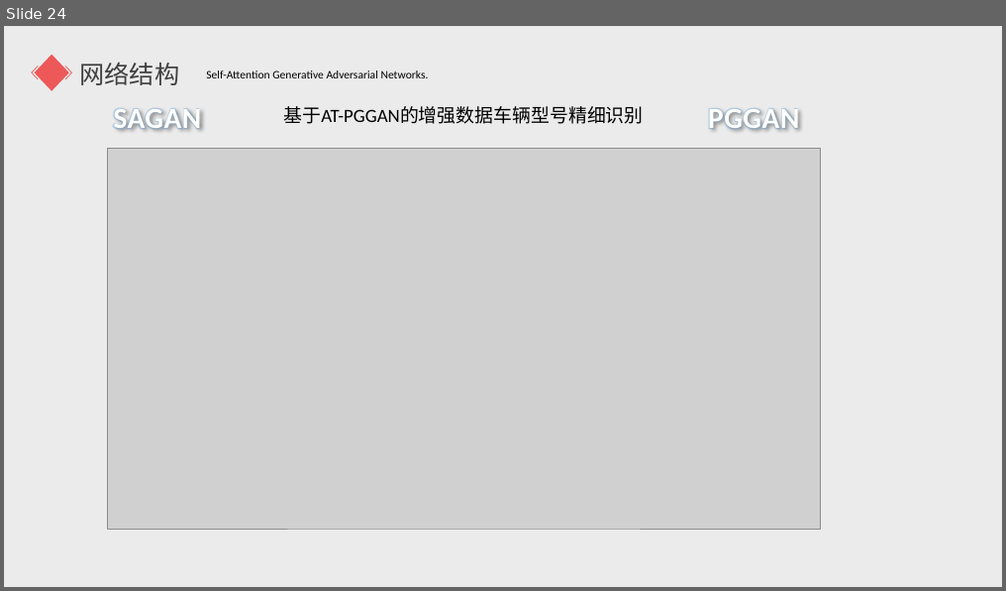
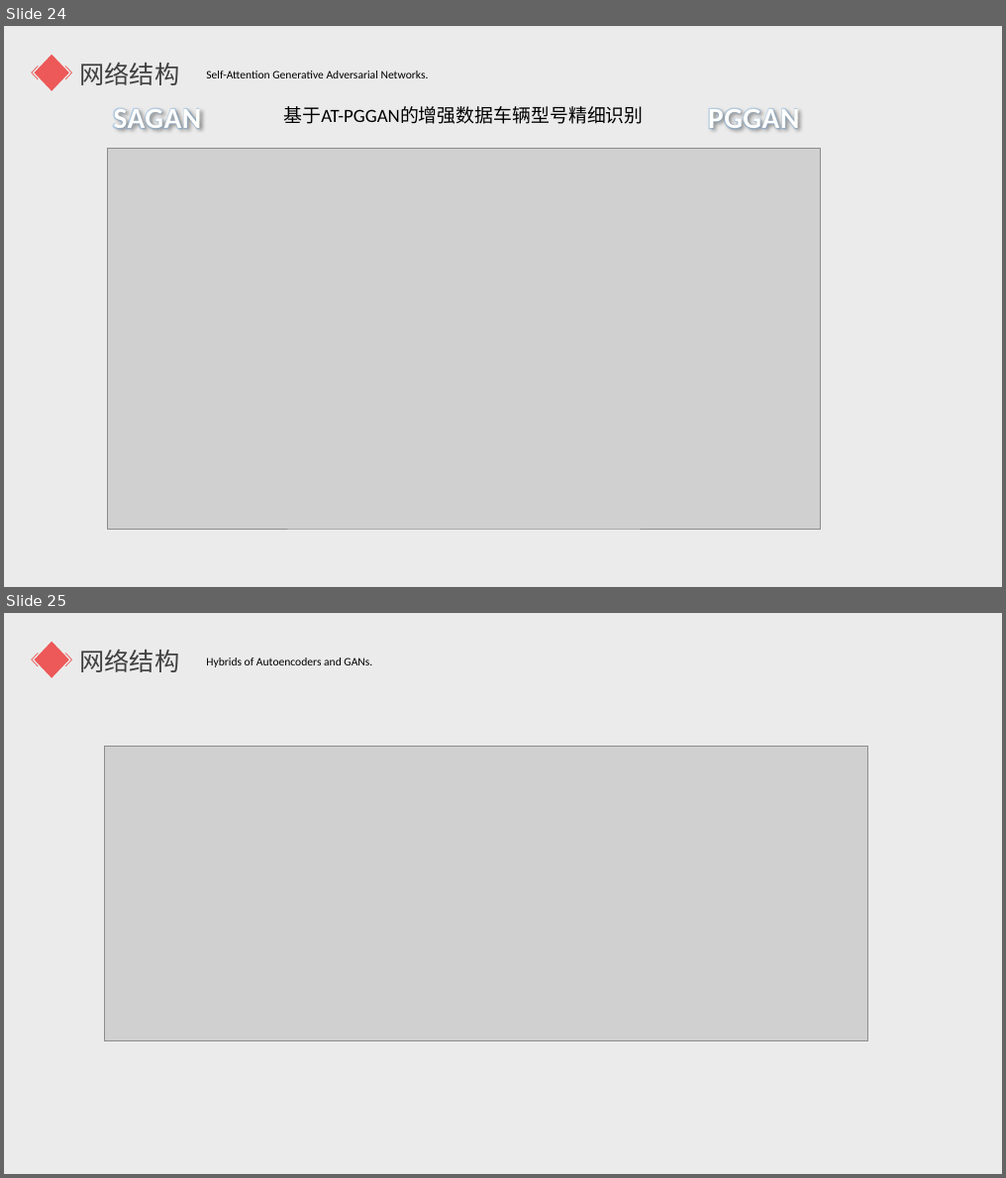
Before and after one commit to Taurids/PaperEcho, a slide deck: Week11/生成对抗网络综述.pptx. Shown one above the other, each under a label of ours: slide 24 before the commit, slides 24 and 25 after it. The pictures are 1006x591 and 1006x1178 pixels, drawn with LibreOffice and Linux fonts; fonts in the diff are those of the drawing; grey boxes stand for pictures. Boxes give left, top, right and bottom in pixels: in the first picture for what was removed or moved away, otherwise in the second. Text is boxed around its words. In the diff, an @@ line names an element or a change of style, - is before the commit and + after.

```diff
--- a/Week11/生成对抗网络综述.pptx
+++ b/Week11/生成对抗网络综述.pptx
@@ slide 25 added at <box>4,613,1002,1174</box>, background #EBEBEB; not listed: 1 template element that a slide beside it also shows @@
@@ text added at <box>79,649,179,672</box>, 24 pt, text #404040 @@
+网络结构
@@ text added at <box>206,658,372,667</box>, 11 pt, text #000000 @@
+Hybrids of Autoencoders and GANs.
@@ picture added at <box>105,747,868,1041</box> @@
```
Also in this commit, not shown: 2 slides changed, 4 other slides added.
